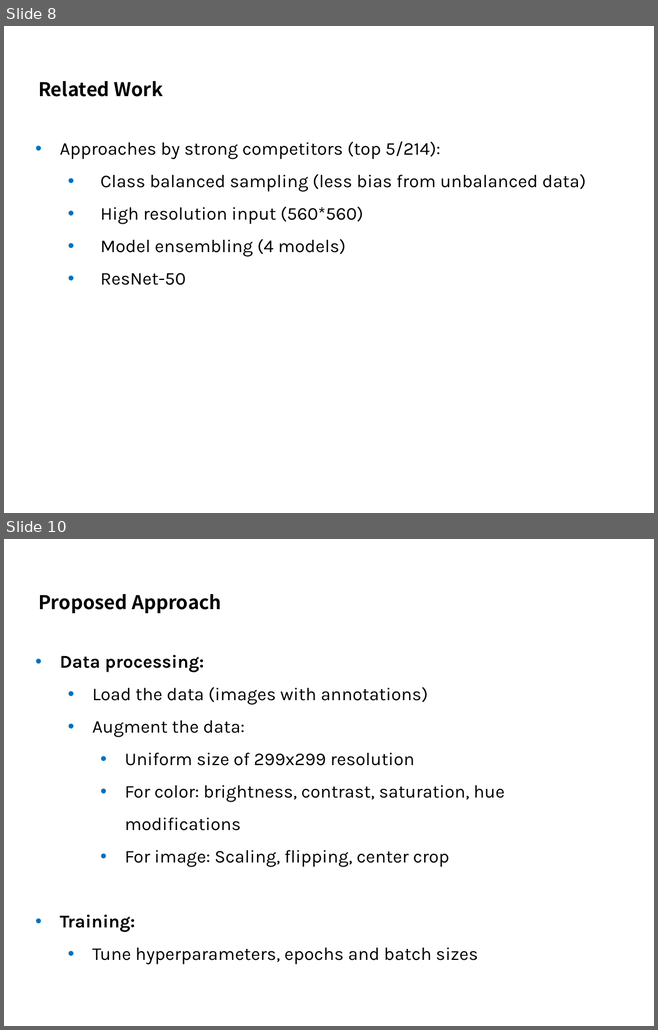
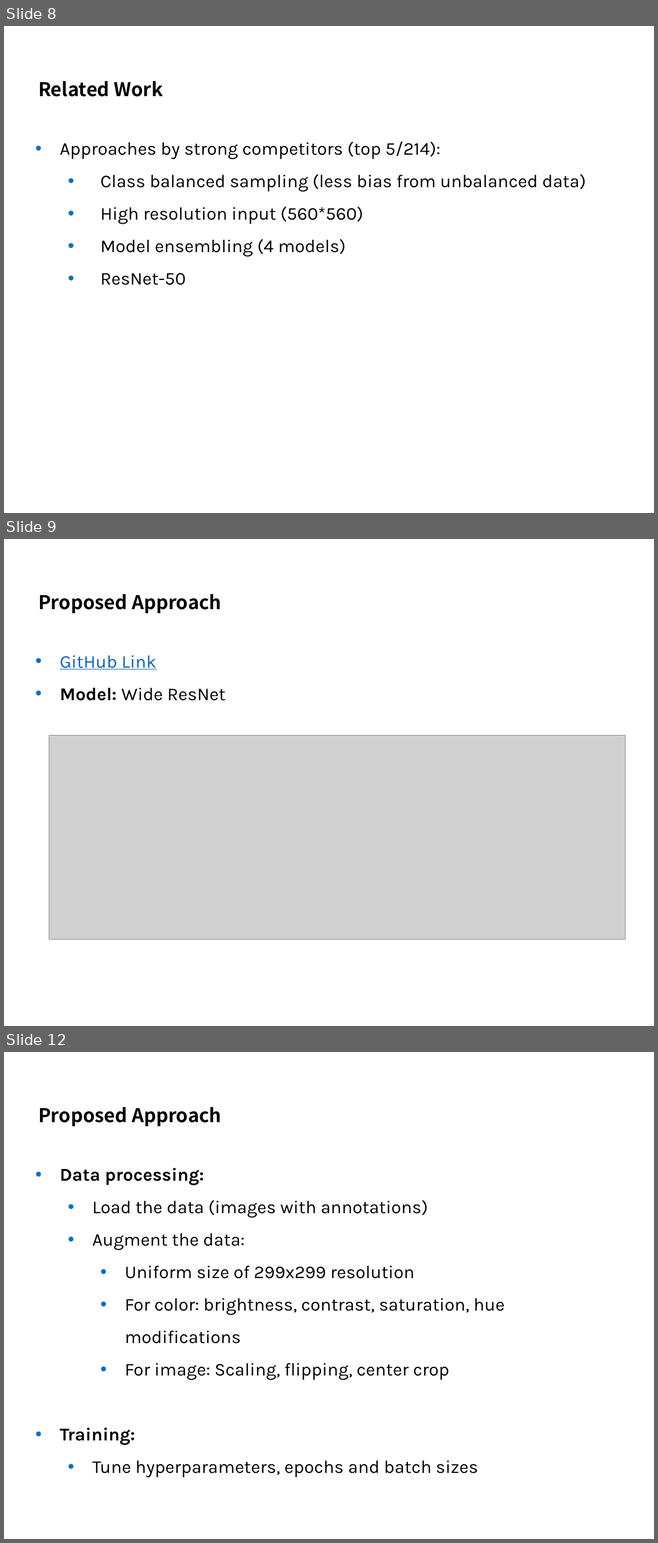
Before and after one commit to kimbold/VRDL_2019, a slide deck: Final project/Final_presentation.pptx. Shown one above the other, each under a label of ours: slides 8 and 10 before the commit, slides 8, 9 and 12 after it; the slides between them are not shown. The pictures are 658x1030 and 658x1543 pixels, drawn with LibreOffice and Linux fonts; fonts in the diff are those of the drawing; grey boxes stand for pictures; background and template pictures are left out. Boxes give left, top, right and bottom in pixels: in the first picture for what was removed or moved away, otherwise in the second. Text is boxed around its words. In the diff, an @@ line names an element or a change of style, - is before the commit and + after.

Commit message:
Updated proposed approach with different network

```diff
--- a/Final project/Final_presentation.pptx
+++ b/Final project/Final_presentation.pptx
@@ slide 9 added at [4,539,654,1026], background #FFFFFF @@
@@ title added at [38,594,221,613], 21 pt, text #000000, bold @@
+Proposed Approach
@@ text added at [60,655,225,701], 20 pt, text #000000 @@
+• GitHub Link
+• Model: Wide ResNet
@@ picture added at [49,735,625,939] @@
@@ what was slide 10 is now slide 12 @@
```
Also in this commit, not shown: 3 slides changed, 1 other slide added.
